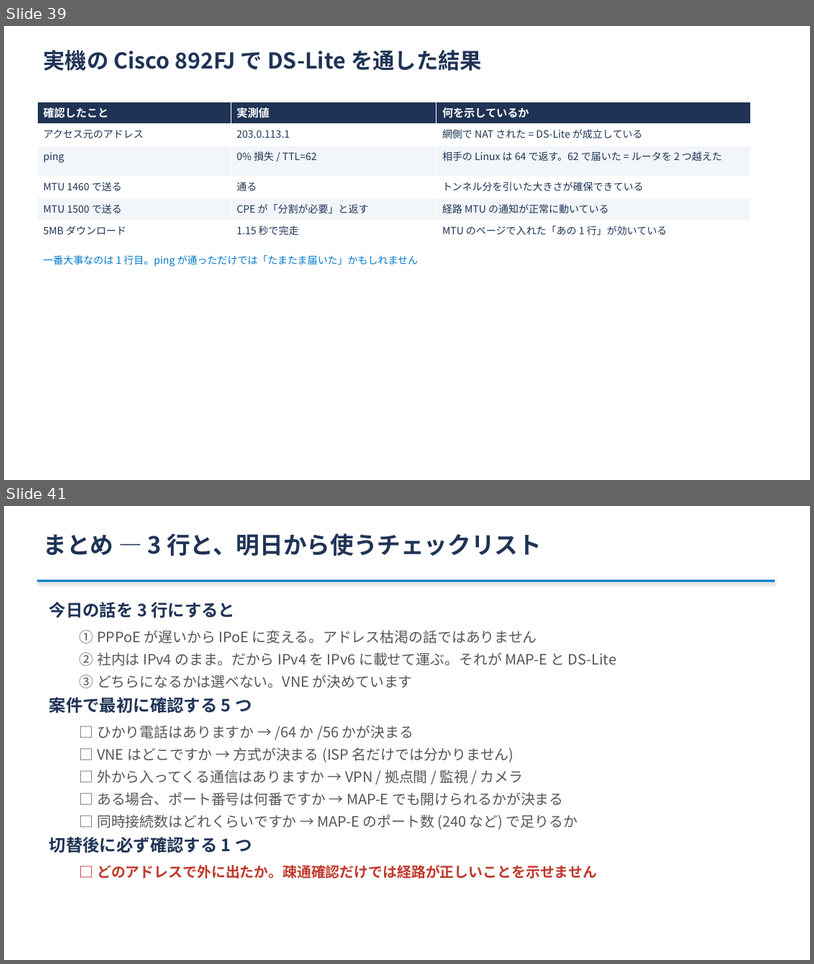
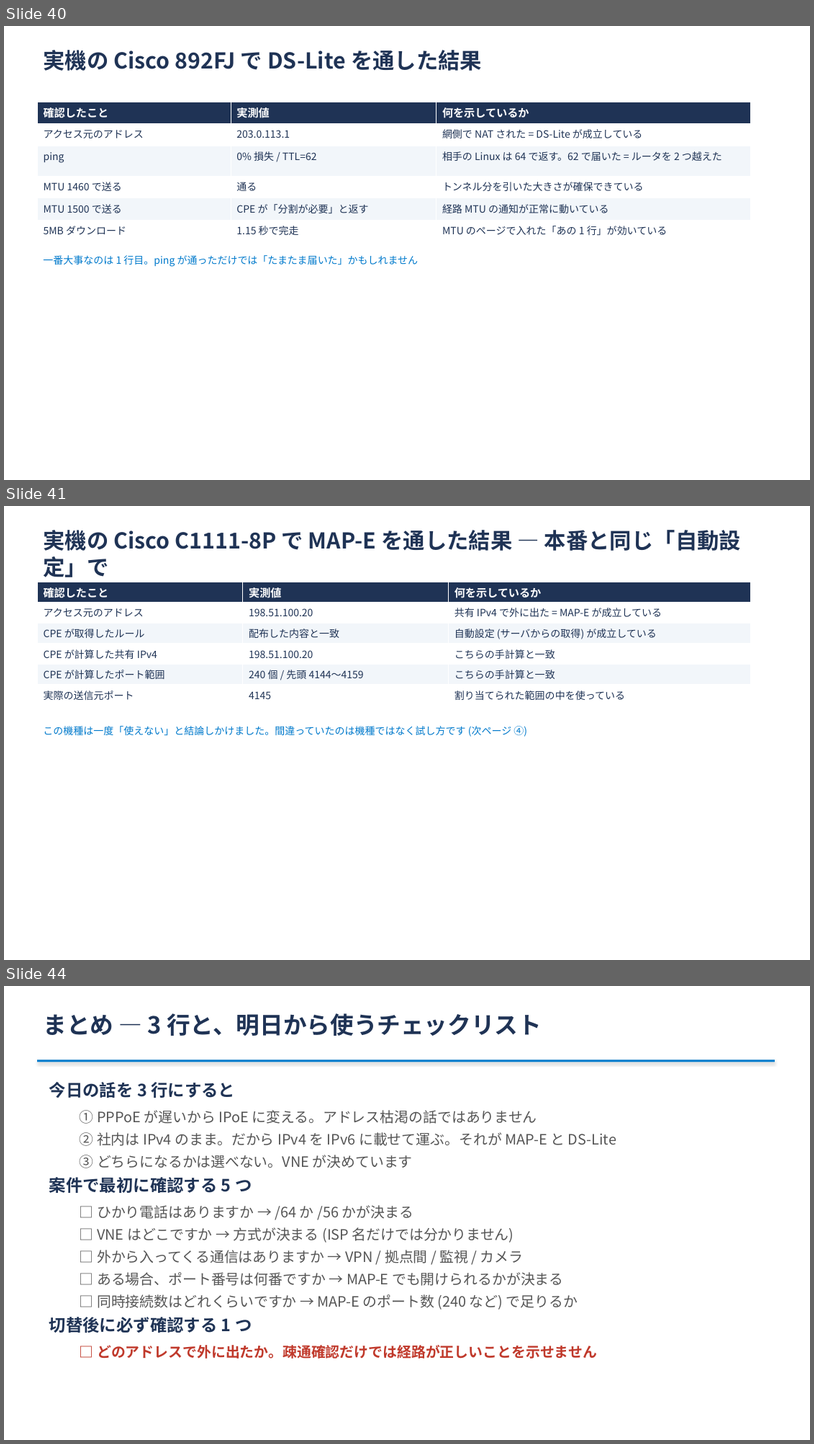
Before and after one commit to ginchankawaii/claude-code-book-template, a slide deck: docs/ipoe-lab/slides/setsumeikai.pptx. Shown one above the other, each under a label of ours: slides 39 and 41 before the commit, slides 40, 41 and 44 after it; the slides between them are not shown. The pictures are 814x964 and 814x1444 pixels, drawn with LibreOffice and Linux fonts; fonts in the diff are those of the drawing. Boxes give left, top, right and bottom in pixels: in the first picture for what was removed or moved away, otherwise in the second. Text is boxed around its words. In the diff, an @@ line names an element or a change of style, - is before the commit and + after.

```diff
--- a/docs/ipoe-lab/slides/setsumeikai.pptx
+++ b/docs/ipoe-lab/slides/setsumeikai.pptx
@@ slide 41 added at [4,506,810,960], background #FFFFFF @@
@@ text added at [43,530,741,577], 26 pt, text #1F3355, bold @@
+実機の Cisco C1111-8P で MAP-E を通した結果 — 本番と同じ「自動設定」で
@@ table added at [37,582,751,705], 6 rows, 3 columns @@
+確認したこと | 実測値 | 何を示しているか
+アクセス元のアドレス | 198.51.100.20 | 共有 IPv4 で外に出た = MAP-E が成立している
+CPE が取得したルール | 配布した内容と一致 | 自動設定 (サーバからの取得) が成立している
+CPE が計算した共有 IPv4 | 198.51.100.20 | こちらの手計算と一致
+CPE が計算したポート範囲 | 240 個 / 先頭 4144〜4159 | こちらの手計算と一致
+実際の送信元ポート | 4145 | 割り当てられた範囲の中を使っている
@@ text added at [43,726,527,736], 12 pt, text #007ACC @@
+この機種は一度「使えない」と結論しかけました。間違っていたのは機種ではなく試し方です (次ページ ④)
@@ what was slide 39 is now slide 40 @@
@@ what was slide 41 is now slide 44 @@
```
Also in this commit, not shown: 6 slides changed, 2 other slides added, 2 other files.
